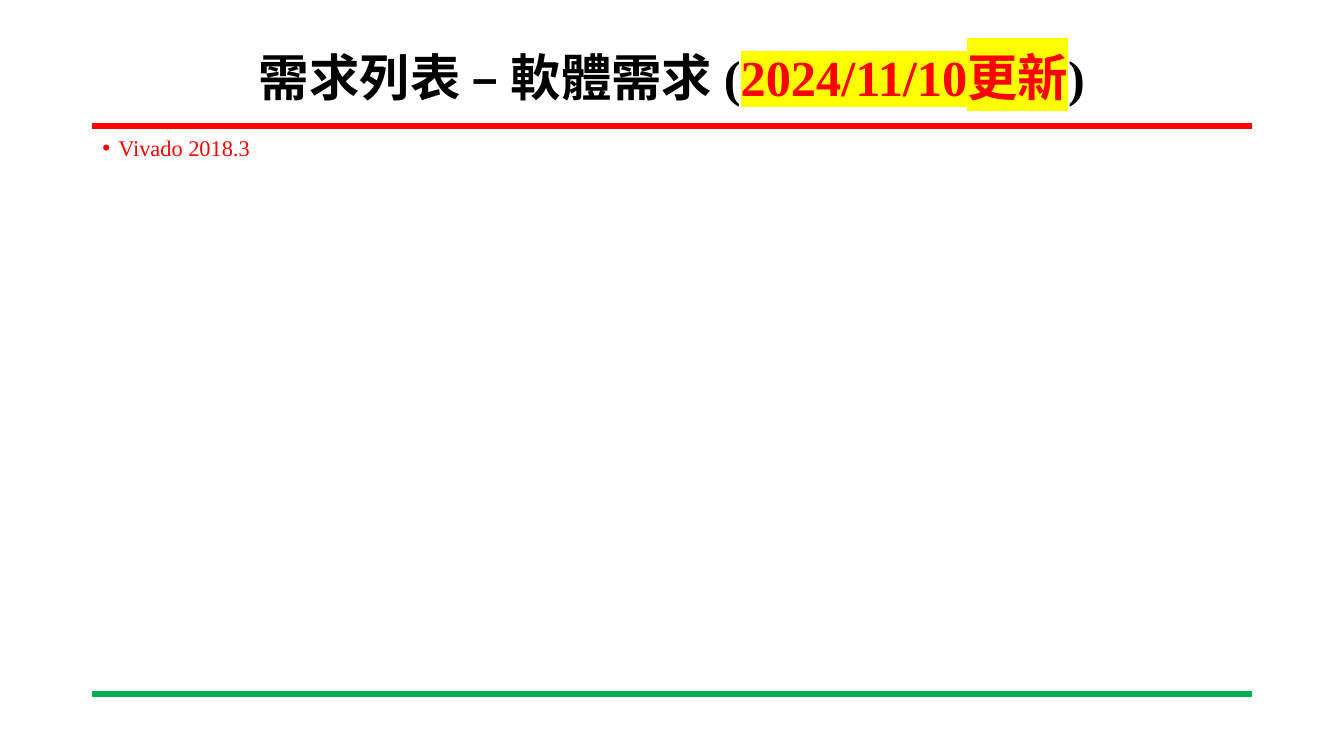
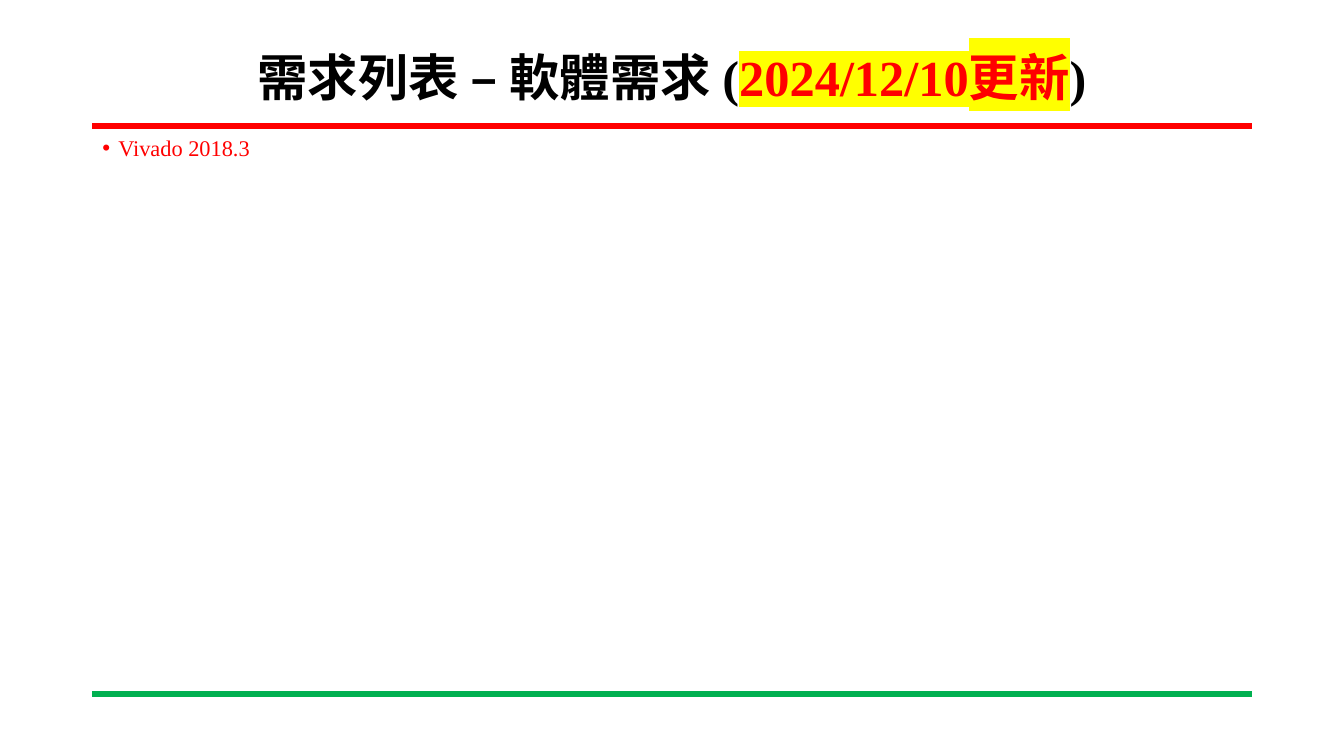
Before and after one commit to wsy0331/SOC-Lab, a slide deck: slide 5 of 專案進度報告_吳紹郁_20241213.pptx. Drawn at 1344x756 pixels with LibreOffice and Linux fonts; fonts in the diff are those of the drawing; background and template pictures are left out. Boxes give left, top, right and bottom in pixels: in the first picture for what was removed or moved away, otherwise in the second. Text is boxed around its words. In the diff, an @@ line names an element or a change of style, - is before the commit and + after.

```diff
--- a/專案進度報告_吳紹郁_20241213.pptx
+++ b/專案進度報告_吳紹郁_20241213.pptx
@@ title at (x1=258, y1=53, x2=1086, y2=106): text changed @@
-需求列表 – 軟體需求 (2024/11/10更新)
+需求列表 – 軟體需求 (2024/12/10更新)
```
Also in this commit, not shown: 11 other slides changed, 2 slides added, 7 slides removed.
